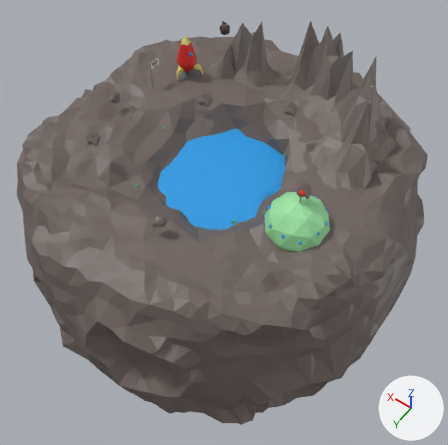
A saved change to the glTF model Moon.glb.
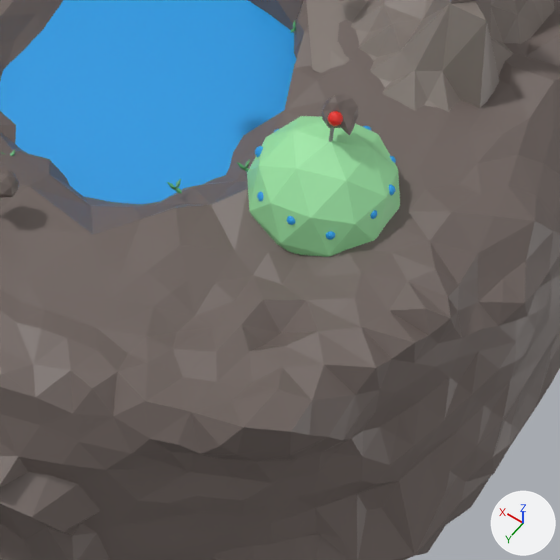
Each version appears first whole from a camera (50 mm lens) standing at (-37.3, 50.4, 72.2) and looking at (-1.5, 0.3, -6.5), and next in a close-up on the part from 36% to 89% of the width and 32% to 86% of the height. The lights are fixed; the arrows at lower right show +X, +Y and +Z. Where no turn or scale is listed for an object, it has been applied to the vertices.
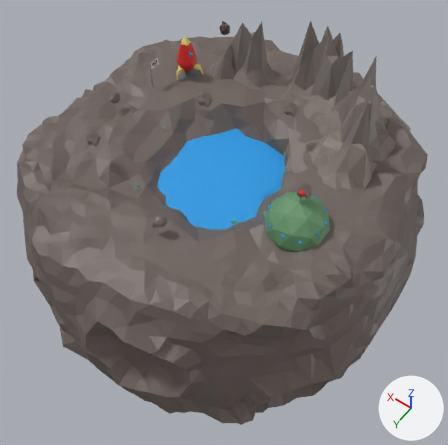
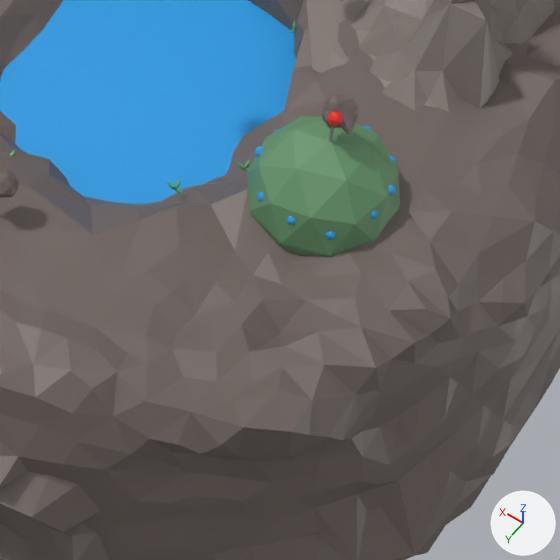
Edits to the bpy script that builds the scene:
```text
Change mat_water_001:
    mat_water_001.base_color: (0.345, 0.8, 0.385) -> (0.134, 0.3, 0.148)  # green #9fe7a7 -> green #66956b
```

Where the change shows, as pixel boxes [x1, y1, x2, y2] in the close-ups (560 x 560 px):
'Icosphere.022', recoloured
    both: [247, 116, 400, 257]
